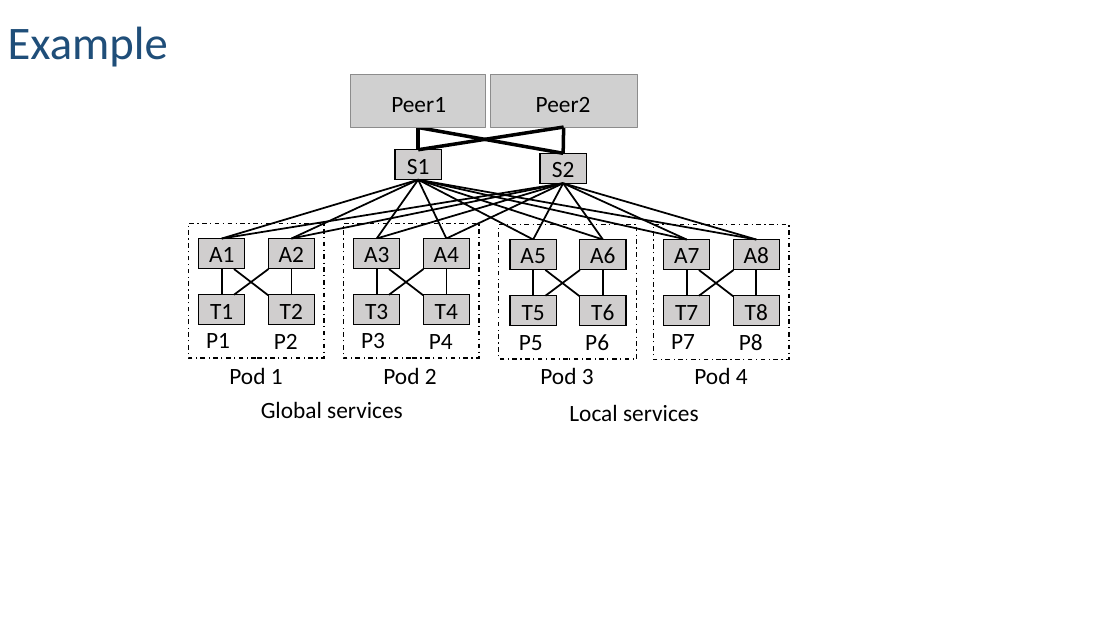
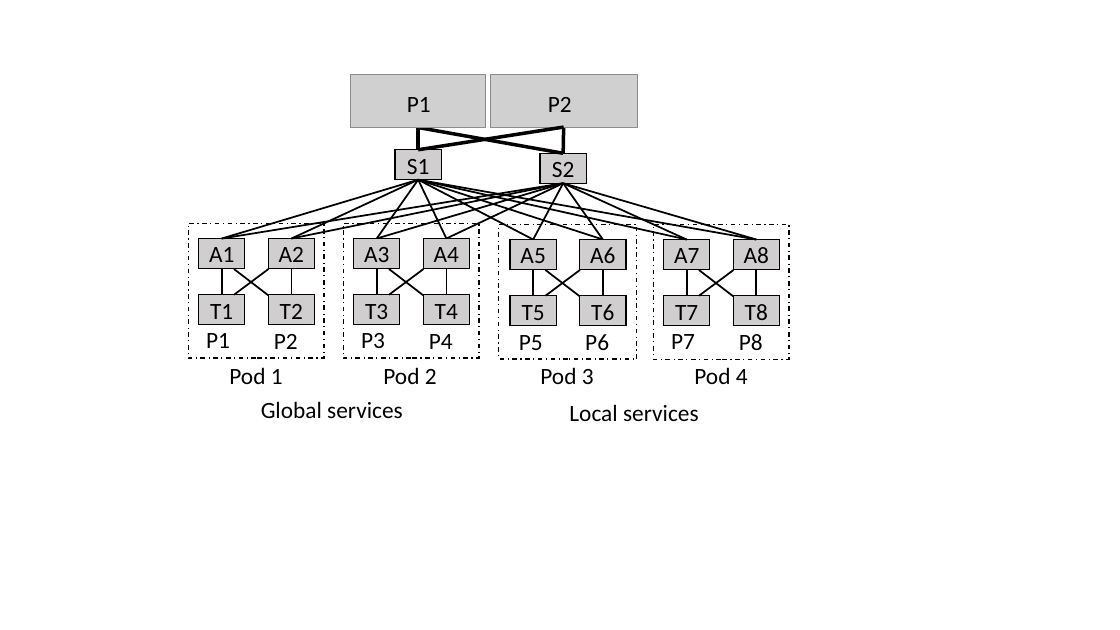
Before and after one commit to rabeckett/propane, a slide deck: slide 3 of paper/abstraction/figures/examples.pptx. Drawn at 1120x630 pixels with LibreOffice and Linux fonts; fonts in the diff are those of the drawing; grey boxes stand for pictures. Boxes give left, top, right and bottom in pixels: in the first picture for what was removed or moved away, otherwise in the second. Text is boxed around its words. In the diff, an @@ line names an element or a change of style, - is before the commit and + after.

Commit message:
update examples for consistency

```diff
--- a/paper/abstraction/figures/examples.pptx
+++ b/paper/abstraction/figures/examples.pptx
@@ text removed at [8, 26, 168, 67] @@
-Example
@@ text at [407, 97, 431, 112]: text changed @@
-Peer1
+P1
@@ text at [548, 97, 572, 112]: text changed @@
-Peer2
+P2
```
Also in this commit, not shown: 2 other slides changed, 5 other files.
